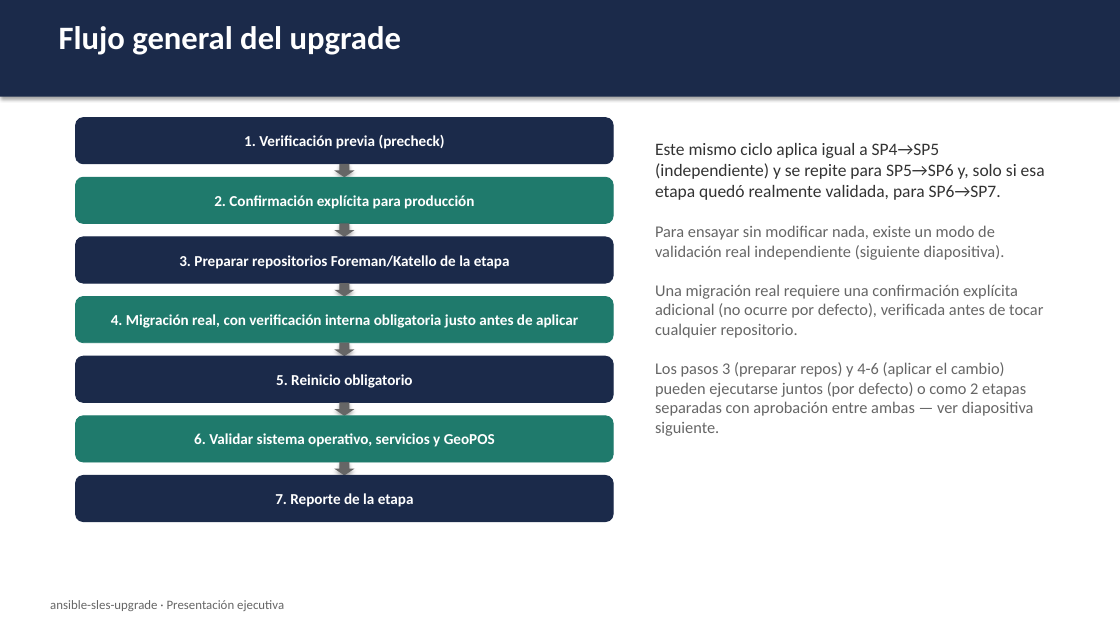
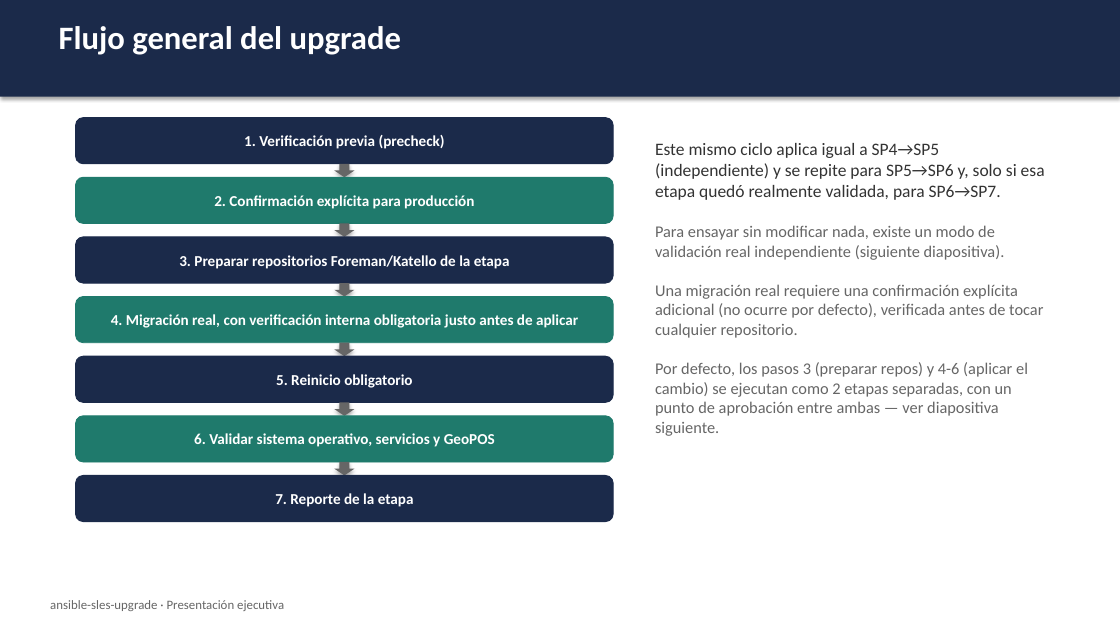
Before and after one commit to colcomerciodevs/Upgrade, a slide deck: slide 5 of sles15-upgradeV1/docs/presentacion/ansible-sles-upgrade-presentacion-ejecutiva.pptx. Drawn at 1120x630 pixels with LibreOffice and Linux fonts; fonts in the diff are those of the drawing. Boxes give left, top, right and bottom in pixels: in the first picture for what was removed or moved away, otherwise in the second. Text is boxed around its words. In the diff, an @@ line names an element or a change of style, - is before the commit and + after.

```diff
--- a/sles15-upgradeV1/docs/presentacion/ansible-sles-upgrade-presentacion-ejecutiva.pptx
+++ b/sles15-upgradeV1/docs/presentacion/ansible-sles-upgrade-presentacion-ejecutiva.pptx
@@ text at (655,362,1028,436): text changed @@
-Los pasos 3 (preparar repos) y 4-6 (aplicar el cambio) pueden ejecutarse juntos (por defecto) o como 2 etapas separadas con aprobación entre ambas — ver diapositiva siguiente.
+Por defecto, los pasos 3 (preparar repos) y 4-6 (aplicar el cambio) se ejecutan como 2 etapas separadas, con un punto de aprobación entre ambas — ver diapositiva siguiente.
```
Also in this commit, not shown: 1 other slide changed, 6 other files.
